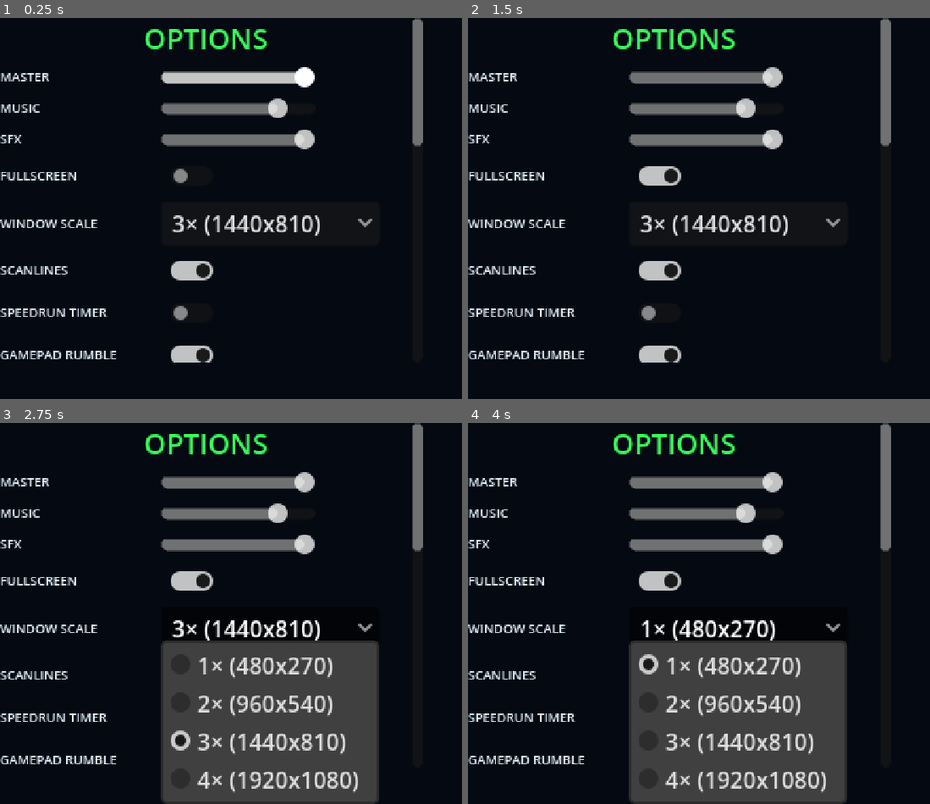
Above: before the commit, frames 1-4 (two rows, left to right).
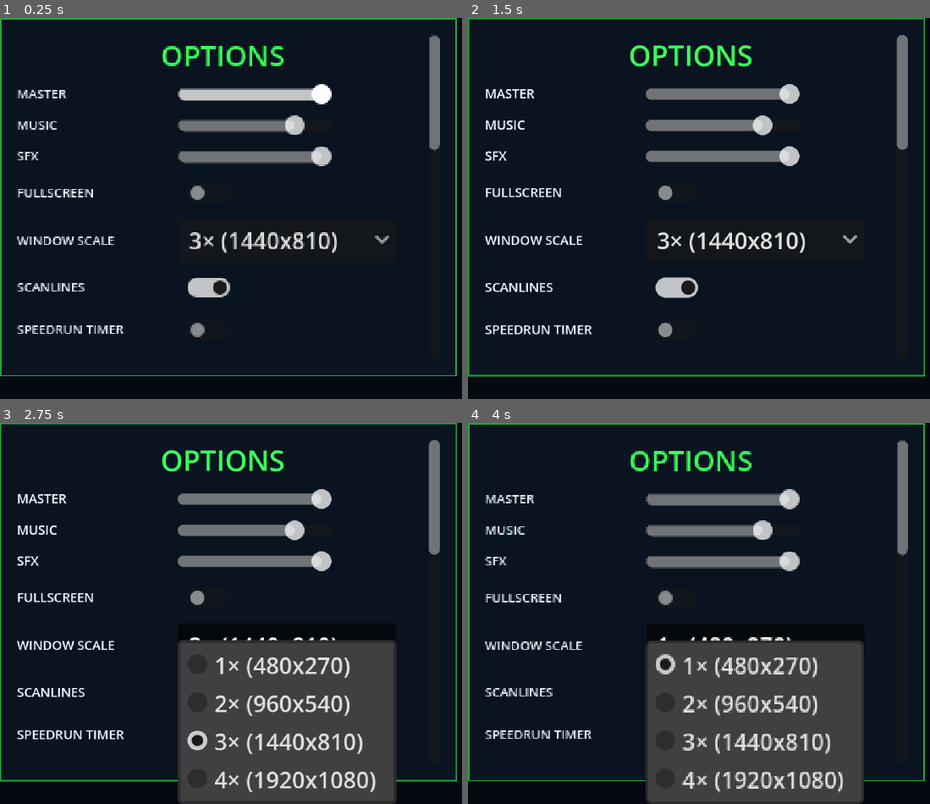
Above: after the commit, the same moments.

Repository: Flam-John/Credia-Guardians
Game: Godot game, scene res://scenes/ui/options_menu.tscn
The game is run twice, just before and just after one commit, with the same random seed, the same clock (stepped at 60 frames per second) and the same inputs. This scene is started directly instead of the project's main scene.
Inputs (mouse positions are in pixels of both pictures, inside the frame that each line leads up to):
- Up to frame 1 (0.25 s): no input
- Up to frame 2 (1.5 s): click (662, 174) at 0.52 s; click (675, 193) at 1.27 s
- Up to frame 3 (2.75 s): click "3× (1440x810)" at 2 s
- Up to frame 4 (4 s): click (662, 674) at 2.77 s; click "1× (480x270)" at 3.5 s

The runs differ from the first frame. In frame 1, 17% of the frame differs, in the area x 0-99%, y 0-94%; in frame 2, 17%; in frame 3, 24%; in frame 4, 24%, in the area x 0-99%, y 0-100%.

Commit message:
feat(ui): options overlay design + keys shown only in options
- pause menu drops the P1/P2 key-summary captions (bindings live in
  OPTIONS only) and shares the new UIKit.framed_panel chrome
- options opened from pause: dim over the frozen game + centered
  bordered panel (was: solid background stuck top-left because the
  overlay root was 0x0 - now sized explicitly by PauseMenu)
- PAUSED column hidden while options are open, including across
  language-change rebuilds (review catch: it resurrected visible and
  focusable behind the overlay)

Diff:
--- a/src/ui/options_menu.gd
+++ b/src/ui/options_menu.gd
@@ -15,7 +15,14 @@
 
 
 func _ready() -> void:
-	UIKit.fill_background(self)
+	if overlay_mode:
+		# opened over a paused stage: dim the game instead of hiding it
+		var dim := ColorRect.new()
+		dim.color = Color(0.01, 0.03, 0.06, 0.75)
+		dim.set_anchors_preset(Control.PRESET_FULL_RECT)
+		add_child(dim)
+	else:
+		UIKit.fill_background(self)
 	_settings = SettingsApplier.merged_with_defaults(SaveManager.load_settings())
 	var items: Array[Control] = [UIKit.title(tr("OPTIONS"), 20)]
 	items.append(_slider_row("MASTER", "audio", "master"))
@@ -47,9 +54,10 @@
 	scroll.follow_focus = true
 	scroll.horizontal_scroll_mode = ScrollContainer.SCROLL_MODE_DISABLED
 	scroll.vertical_scroll_mode = ScrollContainer.SCROLL_MODE_AUTO
-	scroll.custom_minimum_size = Vector2(300, 244)
+	scroll.custom_minimum_size = Vector2(300, 230)
 	scroll.add_child(column)
-	add_child(UIKit.center(scroll))
+	# same bordered panel as the pause menu — consistent in-game chrome
+	add_child(UIKit.center(UIKit.framed_panel(scroll)))
 	UIKit.grab_first_focus(self)
 
 
--- a/src/ui/pause_menu.gd
+++ b/src/ui/pause_menu.gd
@@ -41,45 +41,20 @@
 		# of frame and grab_first_focus would land on it (review v1.9-1)
 		_root.remove_child(_column)
 		_column.queue_free()
-	var items: Array[Control] = [
+	# key bindings live in OPTIONS only — the pause screen stays clean
+	_column = UIKit.center(UIKit.framed_panel(UIKit.menu_column([
 		UIKit.title(tr("PAUSED"), 20),
 		UIKit.caption(tr("SYSTEM SUSPENDED"), 8, UIKit.CYAN),
-	]
-	if GameManager.is_coop():
-		# each player sees his own current keys at a glance
-		items.append(UIKit.caption("P1: WASD + %s" % _key_summary_p1(),
-				8, UIKit.GREEN))
-		items.append(UIKit.caption("P2: %s + %s" % [tr("ARROWS"), _key_summary_p2()],
-				8, UIKit.CYAN))
-		items.append(UIKit.caption(tr("CHANGE KEYS IN OPTIONS"), 8, UIKit.GRAY))
-	items.append_array([
 		UIKit.button(tr("RESUME"), _toggle),
 		UIKit.button(tr("RESTART STAGE"), _restart),
 		UIKit.button(tr("OPTIONS"), _open_options),
 		UIKit.button(tr("QUIT TO MENU"), _quit),
-	] as Array[Control])
-	# beveled panel that sizes itself to the column (key-art physical UI)
-	var style := StyleBoxFlat.new()
-	style.bg_color = Color(0.04, 0.08, 0.13, 0.96)
-	style.border_color = Color(0.12, 0.66, 0.24)
-	style.set_border_width_all(1)
-	style.set_content_margin_all(14)
-	var panel := PanelContainer.new()
-	panel.add_theme_stylebox_override(&"panel", style)
-	panel.add_child(UIKit.menu_column(items))
-	_column = UIKit.center(panel)
+	])))
+	# a language change from the options overlay rebuilds this column —
+	# it must stay hidden (and unfocusable) while options are open
+	# (review v1.10.1-1)
+	_column.visible = _options == null or not is_instance_valid(_options)
 	_root.add_child(_column)
-
-
-## "JUMP/ATTACK/DASH" style summaries for the pause screen.
-func _key_summary_p1() -> String:
-	return "%s/%s/%s" % [SettingsApplier.key_label(&"jump"),
-			SettingsApplier.key_label(&"attack"), SettingsApplier.key_label(&"dash")]
-
-
-func _key_summary_p2() -> String:
-	return "%s/%s/%s" % [SettingsApplier.p2_key_label(&"jump"),
-			SettingsApplier.p2_key_label(&"attack"), SettingsApplier.p2_key_label(&"dash")]
 
 
 func _on_settings_applied(_settings: Dictionary) -> void:
@@ -129,11 +104,16 @@
 	_options.overlay_mode = true
 	_options.closed.connect(_on_options_closed)
 	add_child(_options)
+	# CanvasLayer children need explicit sizing (project gotcha) — without
+	# this the overlay collapsed to 0x0: panel stuck top-left, no dim
+	_options.size = _root.get_viewport_rect().size
+	_column.visible = false # don't show PAUSED through the options dim
 
 
 func _on_options_closed() -> void:
 	_options.queue_free()
 	_options = null
+	_column.visible = true
 	UIKit.grab_first_focus(_root)
 
 
--- a/src/ui/ui_kit.gd
+++ b/src/ui/ui_kit.gd
@@ -71,6 +71,17 @@
 	return style
 
 
+## Dark bordered panel around menu content — the key-art "physical UI"
+## look shared by the pause menu and the options overlay.
+static func framed_panel(content: Control) -> PanelContainer:
+	var style := panel_style(Color(0.04, 0.08, 0.13, 0.96), Color(0.12, 0.66, 0.24))
+	style.set_content_margin_all(12)
+	var panel := PanelContainer.new()
+	panel.add_theme_stylebox_override(&"panel", style)
+	panel.add_child(content)
+	return panel
+
+
 ## Centered vertical menu; first button grabs focus (keyboard/D-pad ready).
 static func menu_column(items: Array[Control]) -> VBoxContainer:
 	var vbox := VBoxContainer.new()
